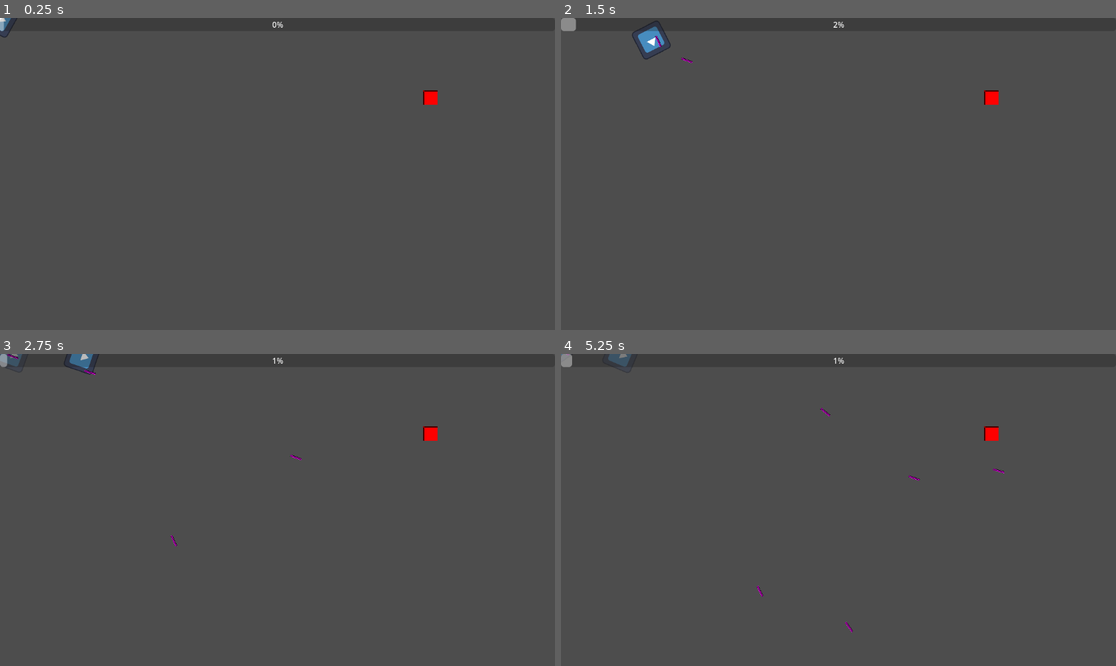
Above: before the commit, frames 1-4 (two rows, left to right).
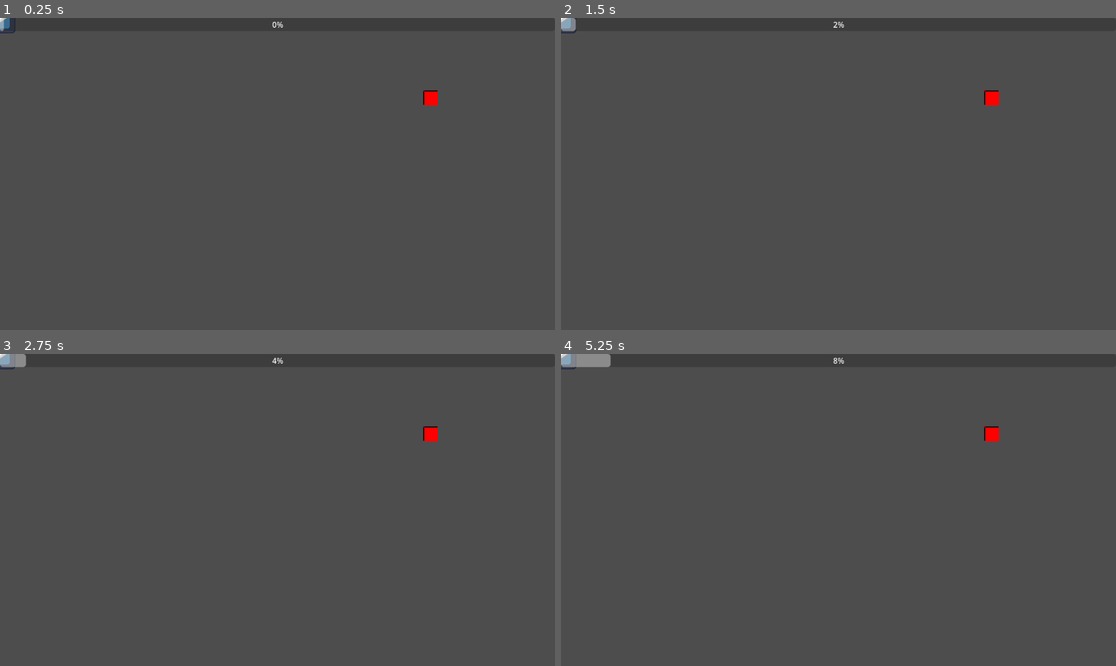
Above: after the commit, the same moments.

Repository: NovaTome/ntgamejam2025
Game: Godot game, scene res://Scenes/root.tscn
The game is run twice, just before and just after one commit, with the same random seed, the same clock (stepped at 60 frames per second) and the same inputs. The engine's default icon, where the game draws it, is replaced by a stand-in: a white triangle on a blue panel in a dark square.
Inputs (mouse positions are in pixels of both pictures, inside the frame that each line leads up to):
- Up to frame 1 (0.25 s): no input
- Up to frame 2 (1.5 s): tap Enter at 0.5 s; move the mouse to (960, 158) at 0.52 s; hold D (right) 0.53-1.28 s; tap Space (fire) at 0.6, 1.35 s; move the mouse to (727, 189) at 1.27 s; hold S (down) from 1.28 s (still down)
- Up to frame 3 (2.75 s): move the mouse to (333, 441) at 2.02 s; release S (down) at 2.03 s; hold D (right) from 2.03 s (still down); hold X (spawn) from 2.03 s (still down); tap Space (fire) at 2.3 s
- Up to frame 4 (5.25 s): move the mouse to (810, 572) at 2.77 s; release D (right) at 2.78 s; release X (spawn) at 2.78 s; hold W (up) 2.78-3.53 s; tap Space (fire) at 2.85, 3.6, 4.55, 5.1 s; move the mouse to (1005, 556) at 3.52 s; hold A (left) 3.53-5.03 s; move the mouse to (672, 463) at 4.27 s; tap X (spawn) at 4.35 s; move the mouse to (866, 510) at 5.02 s; hold S (down) from 5.03 s (still down)

The runs differ from the first frame. In frame 1, less than 0.1% of the frame differs, in the area x 0-4%, y 0-7%; in frame 2, 0.4%; in frame 3, 0.4%; in frame 4, 0.6%, in the area x 0-80%, y 0-90%.
Error after the commit: Parse Error: Could not resolve external class member "bullet_source". (res://Scripts/Entities/player.gd:13)

Commit message:
Refactor bullets

Diff:
--- a/Scenes/Entities/enemy.tscn
+++ b/Scenes/Entities/enemy.tscn
@@ -1,7 +1,9 @@
-[gd_scene load_steps=3 format=3 uid="uid://ddknmqi5sb88o"]
+[gd_scene load_steps=5 format=3 uid="uid://ddknmqi5sb88o"]
 
 [ext_resource type="Script" uid="uid://bktap66c1hvla" path="res://Scripts/Entities/enemy.gd" id="1_o6kgl"]
 [ext_resource type="Texture2D" uid="uid://yup846x5e2qf" path="res://icon.svg" id="1_r2gkr"]
+[ext_resource type="PackedScene" uid="uid://dsyta32xcu57i" path="res://Scenes/Entities/Attacks/bullet_source.tscn" id="3_ge2ll"]
+[ext_resource type="PackedScene" uid="uid://b3ifmidv1nnnd" path="res://Scenes/Entities/projectile.tscn" id="4_ygq1y"]
 
 [node name="Enemy" type="CharacterBody2D"]
 script = ExtResource("1_o6kgl")
@@ -17,5 +19,10 @@
 [node name="AttackTimer" type="Timer" parent="."]
 one_shot = true
 
+[node name="BulletSource" parent="." instance=ExtResource("3_ge2ll")]
+position = Vector2(64, 0)
+projectile = ExtResource("4_ygq1y")
+projectile_type = 2
+
 [connection signal="body_entered" from="AggroRange" to="." method="_on_aggro_range_body_entered"]
 [connection signal="body_entered" from="AttackRange" to="." method="_on_attack_range_body_entered"]
--- a/Scenes/Entities/ghost.tscn
+++ b/Scenes/Entities/ghost.tscn
@@ -1,8 +1,10 @@
-[gd_scene load_steps=5 format=3 uid="uid://bqvhoyc8hm3u0"]
+[gd_scene load_steps=7 format=3 uid="uid://bqvhoyc8hm3u0"]
 
 [ext_resource type="Texture2D" uid="uid://yup846x5e2qf" path="res://icon.svg" id="1_3mxmt"]
 [ext_resource type="Script" uid="uid://dxiilpwi3l5r5" path="res://Scripts/Entities/ghost.gd" id="1_e3r4w"]
 [ext_resource type="PackedScene" uid="uid://btvl2e15nmict" path="res://Scenes/Entities/command_node.tscn" id="3_nm3md"]
+[ext_resource type="PackedScene" uid="uid://dsyta32xcu57i" path="res://Scenes/Entities/Attacks/bullet_source.tscn" id="4_aqrip"]
+[ext_resource type="PackedScene" uid="uid://b3ifmidv1nnnd" path="res://Scenes/Entities/projectile.tscn" id="5_tepbg"]
 
 [sub_resource type="RectangleShape2D" id="RectangleShape2D_n2t0o"]
 size = Vector2(62, 65)
@@ -23,3 +25,7 @@
 
 [node name="CommandNode" parent="." node_paths=PackedStringArray("character") instance=ExtResource("3_nm3md")]
 character = NodePath("..")
+
+[node name="BulletSource" parent="." instance=ExtResource("4_aqrip")]
+projectile = ExtResource("5_tepbg")
+projectile_type = 4
--- a/Scenes/Entities/player.tscn
+++ b/Scenes/Entities/player.tscn
@@ -1,8 +1,10 @@
-[gd_scene load_steps=5 format=3 uid="uid://cqcub1i5w633w"]
+[gd_scene load_steps=7 format=3 uid="uid://cqcub1i5w633w"]
 
 [ext_resource type="Script" uid="uid://bar4gwgrfy1qu" path="res://Scripts/Entities/player.gd" id="1_cvnsp"]
 [ext_resource type="Texture2D" uid="uid://yup846x5e2qf" path="res://icon.svg" id="2_6t5aa"]
 [ext_resource type="PackedScene" uid="uid://btvl2e15nmict" path="res://Scenes/Entities/command_node.tscn" id="3_qbyki"]
+[ext_resource type="PackedScene" uid="uid://dsyta32xcu57i" path="res://Scenes/Entities/Attacks/bullet_source.tscn" id="4_svftf"]
+[ext_resource type="PackedScene" uid="uid://b3ifmidv1nnnd" path="res://Scenes/Entities/projectile.tscn" id="5_a1rq5"]
 
 [sub_resource type="RectangleShape2D" id="RectangleShape2D_pq8q7"]
 size = Vector2(55, 56)
@@ -22,3 +24,9 @@
 
 [node name="CommandNode" parent="." node_paths=PackedStringArray("character") instance=ExtResource("3_qbyki")]
 character = NodePath("..")
+
+[node name="BulletSource" parent="." instance=ExtResource("4_svftf")]
+position = Vector2(32, 0)
+scale = Vector2(40110.9, -50.7781)
+projectile = ExtResource("5_a1rq5")
+projectile_type = 3
--- a/Scenes/root.tscn
+++ b/Scenes/root.tscn
@@ -1,12 +1,15 @@
-[gd_scene load_steps=6 format=3 uid="uid://caaf4rvngrwuc"]
+[gd_scene load_steps=8 format=3 uid="uid://caaf4rvngrwuc"]
 
+[ext_resource type="Script" uid="uid://bmp3fwlljyspk" path="res://Scripts/root.gd" id="1_dun2r"]
 [ext_resource type="Script" uid="uid://4lcqyy5f7tj2" path="res://Scripts/Managers/self_management.gd" id="1_vnucn"]
 [ext_resource type="PackedScene" uid="uid://bqvhoyc8hm3u0" path="res://Scenes/Entities/ghost.tscn" id="2_4g5cr"]
 [ext_resource type="PackedScene" uid="uid://ciq371u7ni228" path="res://Scenes/UI/gui.tscn" id="3_4g5cr"]
 [ext_resource type="PackedScene" uid="uid://cqcub1i5w633w" path="res://Scenes/Entities/player.tscn" id="3_vnucn"]
 [ext_resource type="PackedScene" uid="uid://c3s13cnlrktl0" path="res://Scenes/Entities/Enemies/regular_enemy.tscn" id="5_4g5cr"]
+[ext_resource type="Script" uid="uid://dm305gi7va2nd" path="res://Scripts/Managers/bullet_manager.gd" id="6_ckhy6"]
 
 [node name="Root" type="Node2D"]
+script = ExtResource("1_dun2r")
 
 [node name="SelfManagement" type="Node2D" parent="."]
 script = ExtResource("1_vnucn")
@@ -19,4 +22,7 @@
 [node name="RegularEnemy" parent="SelfManagement" instance=ExtResource("5_4g5cr")]
 position = Vector2(893, 165)
 
+[node name="BulletManager" type="Node2D" parent="."]
+script = ExtResource("6_ckhy6")
+
 [connection signal="timerUp" from="SelfManagement/GUI" to="SelfManagement" method="_on_gui_timer_up"]
--- a/Scripts/DataStructures/command.gd
+++ b/Scripts/DataStructures/command.gd
@@ -5,7 +5,7 @@
 @export var endTick:int = 0 #The last tick in which this collection of inputs were processed
 @export var inputs:Array[String] = [] #What inputs were being pressed at this time
 @export var rotations:Array[Dictionary] = [] # Tracks "rotation" - rotation value; "tick" - What tick the rotation was set at
-var pos:Vector2 = Vector2.ZERO # Used when dealing with commands that need a position (shooting only right now)
+#var pos:Vector2 = Vector2.ZERO # Used when dealing with commands that need a position (shooting only right now)
 var singleUse:bool = false # Used to prevent multiple usages of an input that should only be used once
 
 func _init(start:int = 0, end:int = 0, _inputs:Array[String] = [], _rotations:Array[Dictionary] = []) -> void:
--- a/Scripts/Entities/command_node.gd
+++ b/Scripts/Entities/command_node.gd
@@ -4,6 +4,7 @@
 signal firedShot(who:CharacterBody2D,pos:Vector2)
 
 @export var character:CharacterBody2D
+var bullet_source: BulletSource
 
 func _ready() -> void:
 	if character == null:
@@ -11,7 +12,6 @@
 		else: printerr("No CharacterBody assigned to Command Node!")
 
 func processCommand(cmd:Command) -> void:
-	var manager:SelfManagement = character.manager
 	character.movement_direction = Vector2.ZERO
 	for i:String in cmd.inputs:
 		match i:
@@ -24,6 +24,6 @@
 			"right":
 				character.movement_direction.x = 1
 			"fire":
-				if not cmd.singleUse: manager.fire_shot(character,cmd.pos,Projectile.TYPES.ENEMY if character is Player else Projectile.TYPES.ENEMY_GHOST)
+				if not cmd.singleUse && bullet_source != null: bullet_source.fire()
 	character.movement_direction = character.movement_direction.normalized()
 	cmd.singleUse = true
--- a/Scripts/Entities/enemy.gd
+++ b/Scripts/Entities/enemy.gd
@@ -1,7 +1,5 @@
 extends CharacterBody2D
 class_name Enemy
-
-var manager:SelfManagement
 
 @export var canTargetPlayer:bool = true
 @export var canTargetGhosts:bool = true
@@ -9,6 +7,7 @@
 @onready var aggro_range: Area2D = $AggroRange
 @onready var attack_range: Area2D = $AttackRange
 @onready var attack_timer: Timer = $AttackTimer
+@onready var bullet_source = $BulletSource
 
 var target:CharacterBody2D
 
@@ -16,20 +15,13 @@
 @export var speed: int = 125
 @export var projectileType:Projectile.TYPES = Projectile.TYPES.REGULAR
 
-func _ready() -> void:
-	if get_parent() is SelfManagement:
-		manager = get_parent()
-	else:
-		printerr("Enemy has no manager!")
-		queue_free()
-		return
-
 func _process(delta: float) -> void:
 	movement_direction = Vector2.ZERO
 	if target != null and not attack_range.get_overlapping_bodies().has(target):
 		movement_direction = global_position.direction_to(target.global_position).normalized()
 	elif target != null and attack_range.get_overlapping_bodies().has(target) and attack_timer.is_stopped():
-		manager.fire_shot(self,target.global_position,projectileType)
+		look_at(target.global_position)
+		bullet_source.fire()
 		attack_timer.start()
 
 func _physics_process(delta: float) -> void:
--- a/Scripts/Entities/ghost.gd
+++ b/Scripts/Entities/ghost.gd
@@ -5,6 +5,8 @@
 @onready var sprite_2d: Sprite2D = $Sprite2D
 @export var speed: int = 250
 @onready var command_node: CommandNode = $CommandNode
+@onready var bullet_source = $BulletSource
+
 
 var manager:SelfManagement
 
@@ -16,15 +18,10 @@
 var currentTicks:int = 0
 
 func _ready() -> void:
+	command_node.bullet_source = bullet_source
 	sprite_2d.self_modulate.a = 0.5 #Make ghost transparent :3
 	if commands.size() == 0:
 		printerr("Ghost has no commands!")
-		queue_free()
-		return
-	if get_parent() is SelfManagement:
-		manager = get_parent()
-	else:
-		printerr("Ghost has no manager!")
 		queue_free()
 		return
 
--- a/Scripts/Entities/player.gd
+++ b/Scripts/Entities/player.gd
@@ -7,12 +7,10 @@
 var movement_direction: Vector2 = Vector2.ZERO
 @export var speed: int = 250
 @onready var command_node: CommandNode = $CommandNode
-var manager:SelfManagement
+@onready var bullet_source = $BulletSource
 
 func _ready() -> void:
-	if get_parent() is SelfManagement:
-		manager = get_parent()
-	else: printerr("Player does not have a manager!")
+	command_node.bullet_source = bullet_source
 
 # used to determine if next life tick should record fire
 var _unrecorded_fire: bool = false
@@ -44,7 +42,7 @@
 	# Actions
 	if Input.is_action_just_pressed("fire"):
 		command.inputs.append("fire")
-		command.pos = get_global_mouse_position()
+		#command.pos = get_global_mouse_position()
 
 	command_node.processCommand(command)
 
--- a/Scripts/Entities/projectile.gd
+++ b/Scripts/Entities/projectile.gd
@@ -12,32 +12,20 @@
 signal hit(target)
 @onready var sprite_2d: Sprite2D = $Sprite2D
 
-var destination:Vector2 = Vector2.ZERO
-var lastChange:Vector2 = Vector2.ZERO
+var direction:Vector2 = Vector2.ZERO
 var shooter:CharacterBody2D
 
 @export var speed:float = 5.0
 @export var type:TYPES = TYPES.REGULAR
 var velocity
 
-func _ready() -> void:
-	if destination == Vector2.ZERO:
-		queue_free()
-		return
-	velocity = global_position.direction_to(destination).normalized() * speed
-	look_at(destination)
+func _process(delta: float) -> void:
+	velocity = direction * speed
+	global_position += velocity
 
-func _process(delta: float) -> void:
-	global_position += velocity
-	if lastChangeIsZero(velocity):
-		#print(velocity)
-		queue_free()
-	else: lastChange = velocity
-
-func lastChangeIsZero(change:Vector2) -> bool:
-	var deltaX = abs(lastChange.x + change.x)
-	var deltaY = abs(lastChange.y + change.y)
-	return deltaX < 0.01 && deltaY < 0.01
+func set_direction(dir: Vector2) -> void:
+	direction = dir
+	rotation += dir.angle()
 
 func canHitBody(body:CharacterBody2D) -> bool:
 	return body is Player or (body is Ghost and type != TYPES.GHOST) or (body is Enemy and (type == TYPES.ENEMY or type == TYPES.ENEMY_GHOST))
@@ -47,6 +35,5 @@
 		hit.emit(body)
 		queue_free()
 
-
 func _on_visible_on_screen_notifier_2d_screen_exited() -> void:
 	queue_free()
--- a/Scripts/Managers/self_management.gd
+++ b/Scripts/Managers/self_management.gd
@@ -38,7 +38,6 @@
 func addToInputArray(str:String) -> void:
 	if not inputs.has(str):
 		var newCommand:Command = Command.new(inputTickStart,currentTicks,inputs.duplicate(false),rotations.duplicate(false))
-		if str == "fire": newCommand.pos = get_global_mouse_position()
 		bio.append(newCommand)
 		rotations.clear()
 		inputs.append(str)
@@ -48,7 +47,6 @@
 func removeFromInputArray(str:String) -> void:
 	if inputs.has(str):
 		var newCommand:Command = Command.new(inputTickStart,currentTicks,inputs.duplicate(false),rotations.duplicate(false))
-		if str == "fire": newCommand.pos = get_global_mouse_position()
 		bio.append(newCommand)
 		rotations.clear()
 		inputs.remove_at(inputs.find(str))
@@ -63,14 +61,6 @@
 	var new_ghost:Ghost = ghost_scene.instantiate()
 	new_ghost.commands = clone_bio()
 	add_child(new_ghost)
-
-func fire_shot(executor:CharacterBody2D, pos: Vector2, type:Projectile.TYPES) -> void:
-	var proj:Projectile = projectile_scene.instantiate()
-	proj.shooter = executor
-	proj.global_position = executor.global_position
-	proj.destination = pos
-	proj.type = type
-	add_child(proj)
 
 func handlePlayerDeath() -> void:
 	spawn_ghost()
--- a/project.godot
+++ b/project.godot
@@ -14,6 +14,11 @@
 run/main_scene="uid://caaf4rvngrwuc"
 config/features=PackedStringArray("4.4", "Forward Plus")
 config/icon="res://icon.svg"
+
+[autoload]
+
+Managers="*res://Scripts/Autoloads/managers.gd"
+SignalBus="*res://Scripts/Autoloads/signal_bus.gd"
 
 [input]
 
